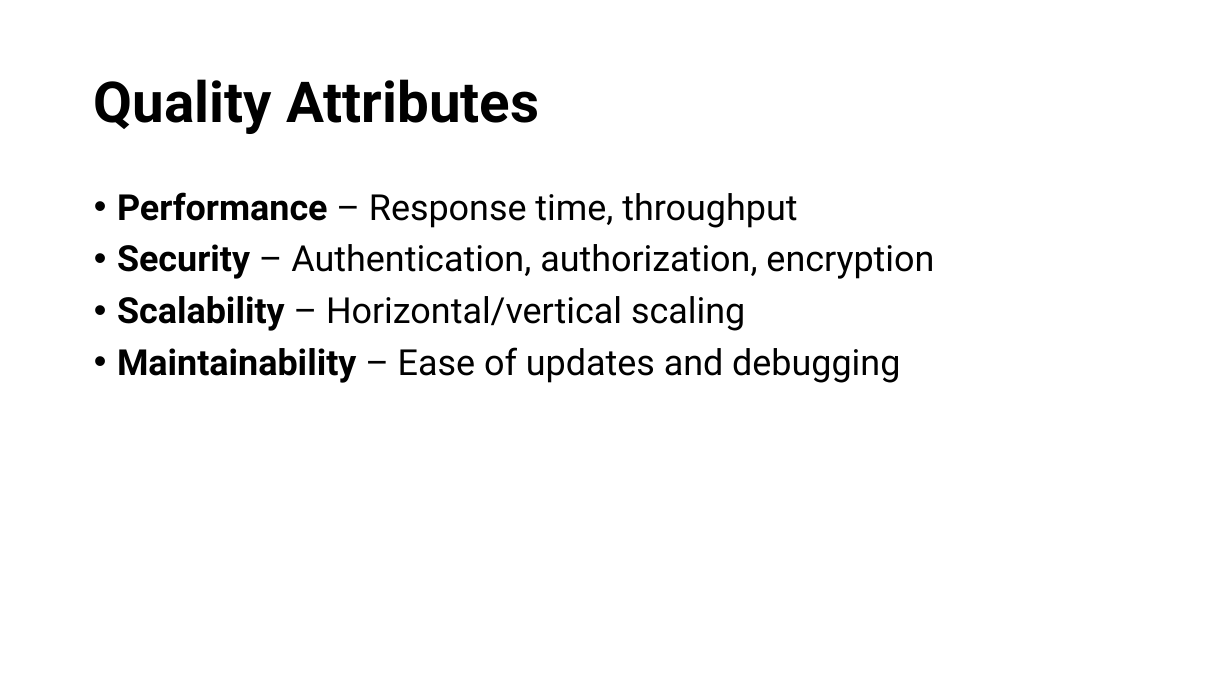
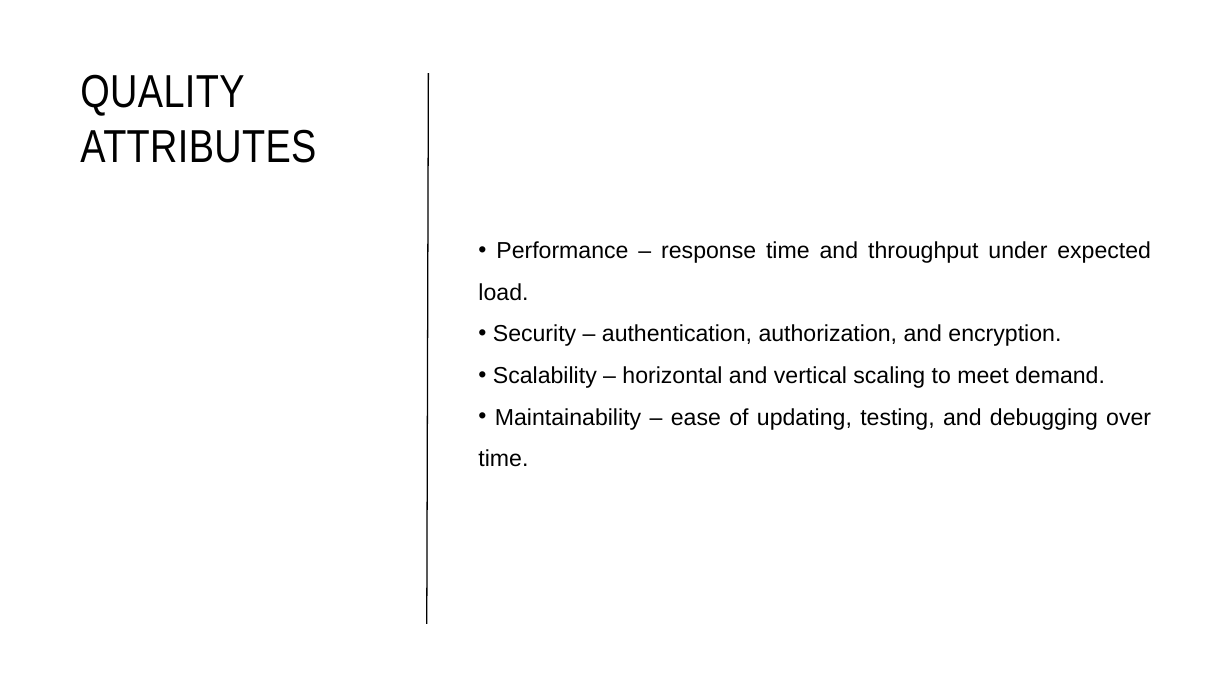
Before and after one commit to JonathanSolisP/design-course, a slide deck: slide 11 of Semana 6/Software Architecture.pptx (slide 10 before the commit). Drawn at 1232x693 pixels with LibreOffice and Linux fonts; fonts in the diff are those of the drawing. Boxes give left, top, right and bottom in pixels: in the first picture for what was removed or moved away, otherwise in the second. Text is boxed around its words. In the diff, an @@ line names an element or a change of style, - is before the commit and + after.

```diff
--- a/Semana 6/Software Architecture.pptx
+++ b/Semana 6/Software Architecture.pptx
@@ title "QUALITY ATTRIBUTES" at (80,74,316,163): vertical alignment middle to top @@
@@ title at (80,74,316,163): text changed; size 44 to 36 pt; font Roboto to Arial Narrow; bold off @@
-Quality Attributes
+QUALITY ATTRIBUTES
@@ line added from (427, 624) to (429, 73), #000000 1 pt @@
@@ text "Performance – response time and ..." at (478,241,1151,467): vertical alignment top to middle @@
@@ text at (478,241,1151,467): text changed; size 28 to 18 pt; font Roboto to Arial @@
-• Performance – Response time, throughput
-• Security – Authentication, authorization, encryption
-• Scalability – Horizontal/vertical scaling
-• Maintainability – Ease of updates and debugging
+• Performance – response time and throughput under expected load.
+• Security – authentication, authorization, and encryption.
+• Scalability – horizontal and vertical scaling to meet demand.
+• Maintainability – ease of updating, testing, and debugging over time.
```
Also in this commit, not shown: 12 other slides changed, 7 slides added, 38 other files.
